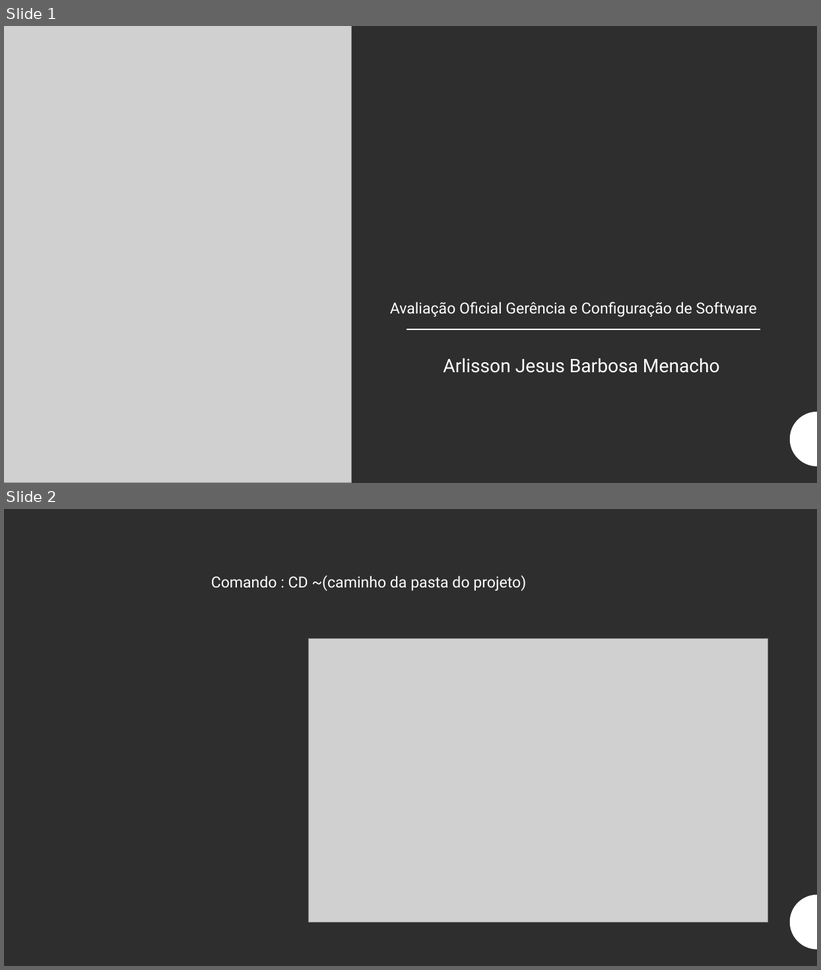
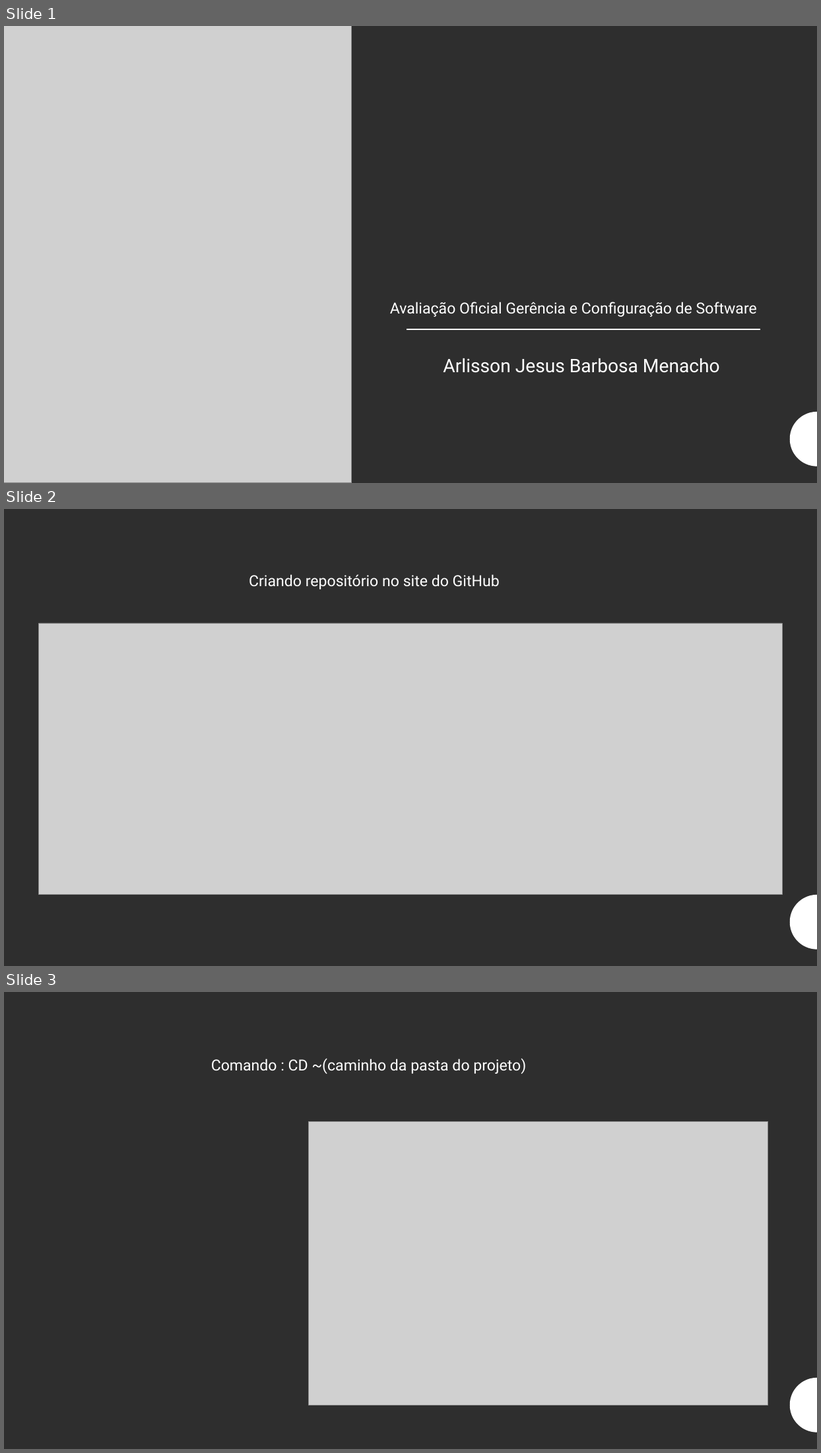
Before and after one commit to ArlissonMenacho/GERENCIA_SOFTWARE_20211, a slide deck: Avaliação Bacalhau.pptx. Shown one above the other, each under a label of ours: slides 1 and 2 before the commit, slides 1, 2 and 3 after it. The pictures are 821x970 and 821x1453 pixels, drawn with LibreOffice and Linux fonts; fonts in the diff are those of the drawing; grey boxes stand for pictures. Boxes give left, top, right and bottom in pixels: in the first picture for what was removed or moved away, otherwise in the second. Text is boxed around its words. In the diff, an @@ line names an element or a change of style, - is before the commit and + after.

```diff
--- a/Avaliação Bacalhau.pptx
+++ b/Avaliação Bacalhau.pptx
@@ slide 2 added at (4, 509, 817, 966), background #2F2F2F; not listed: 2 template elements that a slide beside it also shows @@
@@ rectangle added at (4, 509, 817, 966), fill #2F2F2F @@
@@ text added at (249, 574, 500, 590), 18 pt, text #FFFFFF @@
+Criando repositório no site do GitHub
@@ picture added at (39, 623, 782, 895) @@
@@ freeform shape added at (790, 895, 817, 950), fill #FFFFFF @@
@@ what was slide 2 is now slide 3 @@
```
Also in this commit, not shown: 1 other slide added, 2 slides removed.
